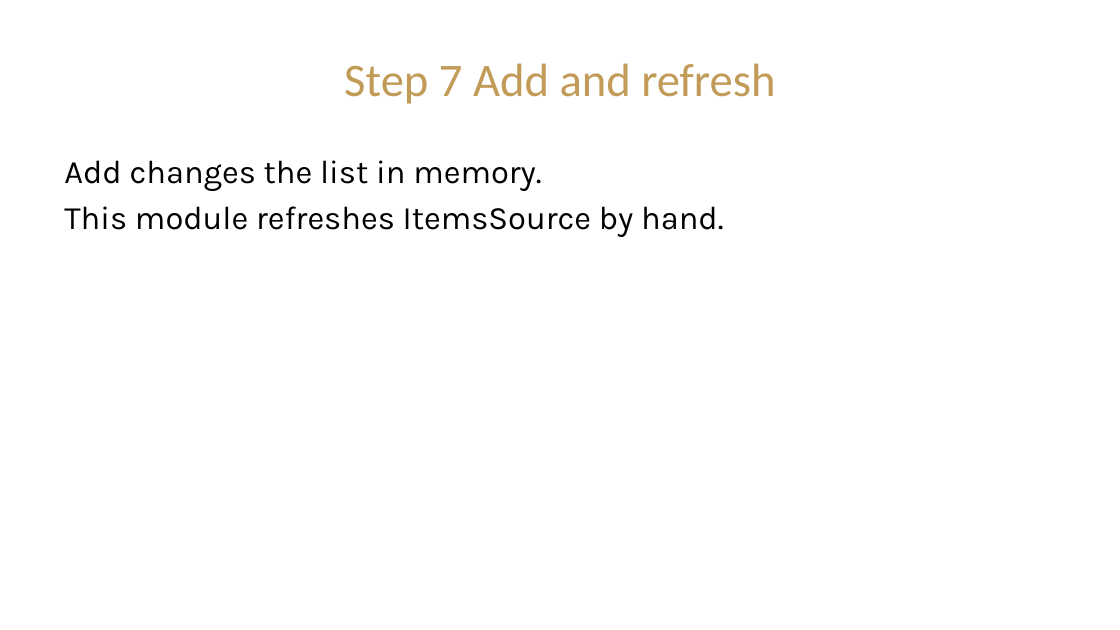
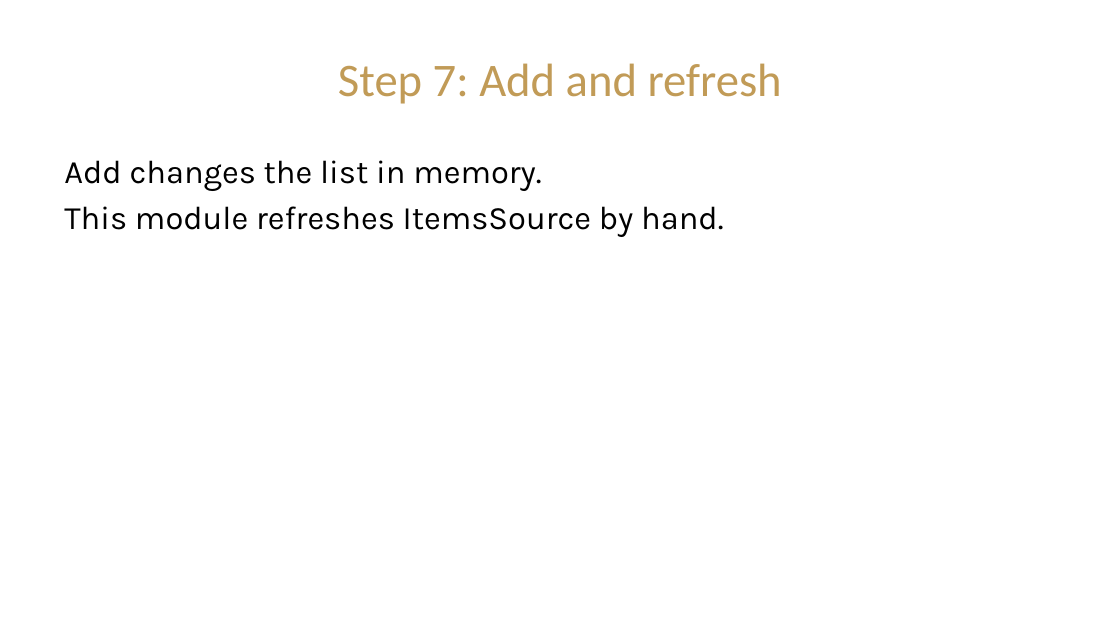
Before and after one commit to CIST-2220-Fall-2026/ProjectCostEstimator-RJG, a slide deck: slide 9 of Presentations/Module_2_Bill_of_Materials_Presentation.pptx (slide 7 before the commit). Drawn at 1120x630 pixels with LibreOffice and Linux fonts; fonts in the diff are those of the drawing; background and template pictures are left out. Boxes give left, top, right and bottom in pixels: in the first picture for what was removed or moved away, otherwise in the second. Text is boxed around its words. In the diff, an @@ line names an element or a change of style, - is before the commit and + after.

```diff
--- a/Presentations/Module_2_Bill_of_Materials_Presentation.pptx
+++ b/Presentations/Module_2_Bill_of_Materials_Presentation.pptx
@@ title at box(338, 63, 782, 104): text changed @@
-Step 7 Add and refresh
+Step 7: Add and refresh
```
Also in this commit, not shown: 12 other slides changed, 4 slides added, 1 slide removed, 11 other files.
